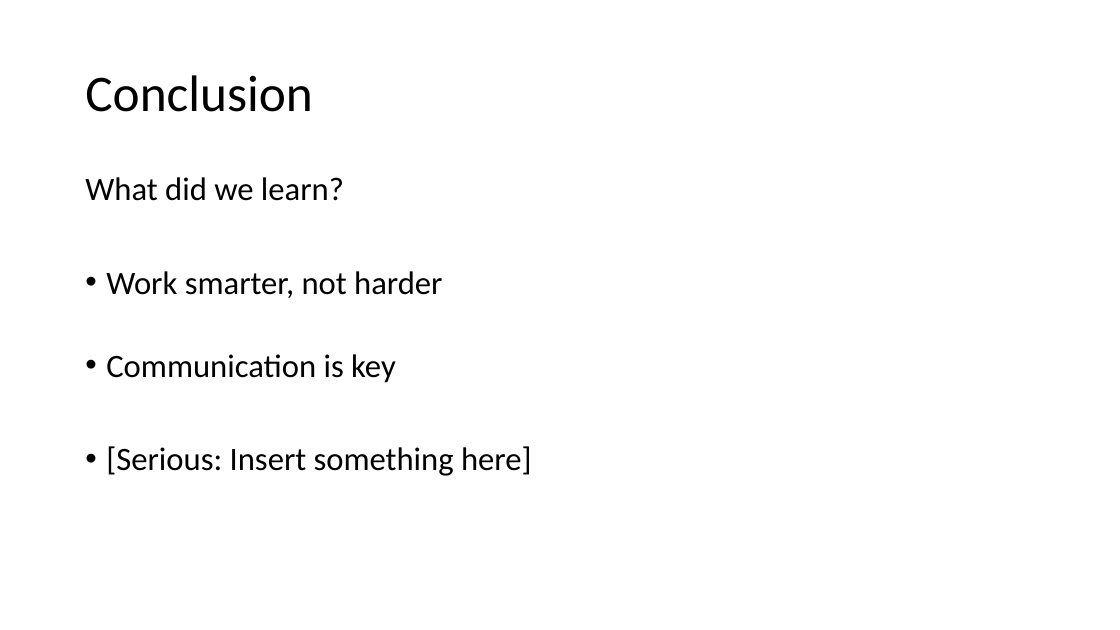
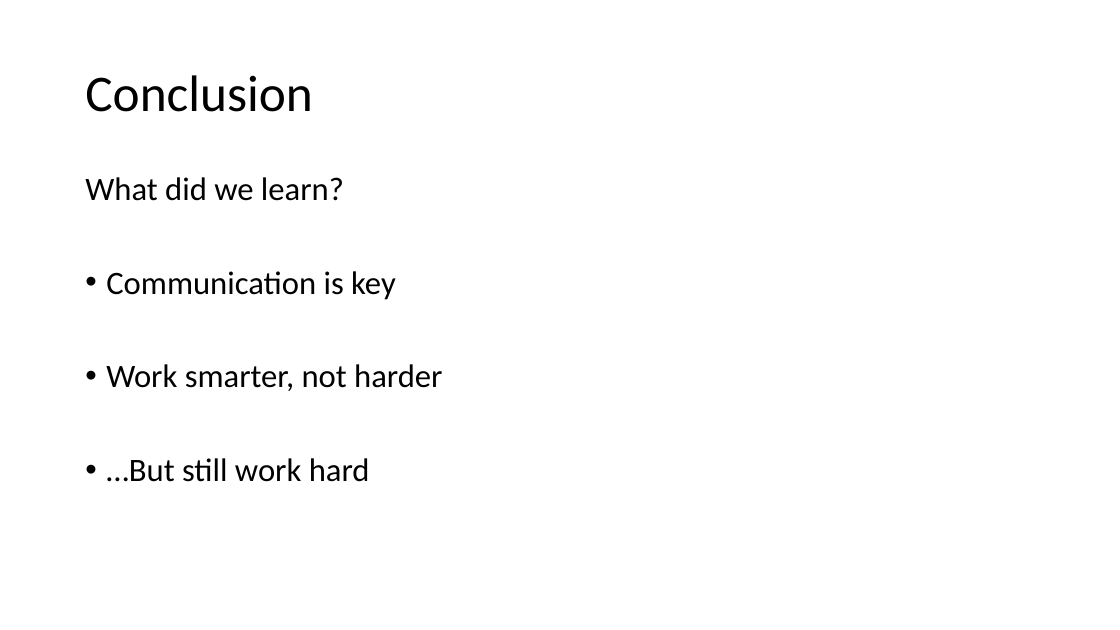
Before and after one commit to boltu11/DashForCash, a slide deck: slide 9 of Presentation.pptx. Drawn at 1120x630 pixels with LibreOffice and Linux fonts; fonts in the diff are those of the drawing. Boxes give left, top, right and bottom in pixels: in the first picture for what was removed or moved away, otherwise in the second. Text is boxed around its words. In the diff, an @@ line names an element or a change of style, - is before the commit and + after.

Commit message:
Made small tweaks

```diff
--- a/Presentation.pptx
+++ b/Presentation.pptx
@@ text at bbox=[106, 271, 396, 300]: paragraph added @@
+• Communication is key
@@ text at bbox=[106, 458, 370, 482]: text changed @@
-• Communication is key
-• [Serious: Insert something here]
+• …But still work hard
```
Also in this commit, not shown: 1 other slide changed.
